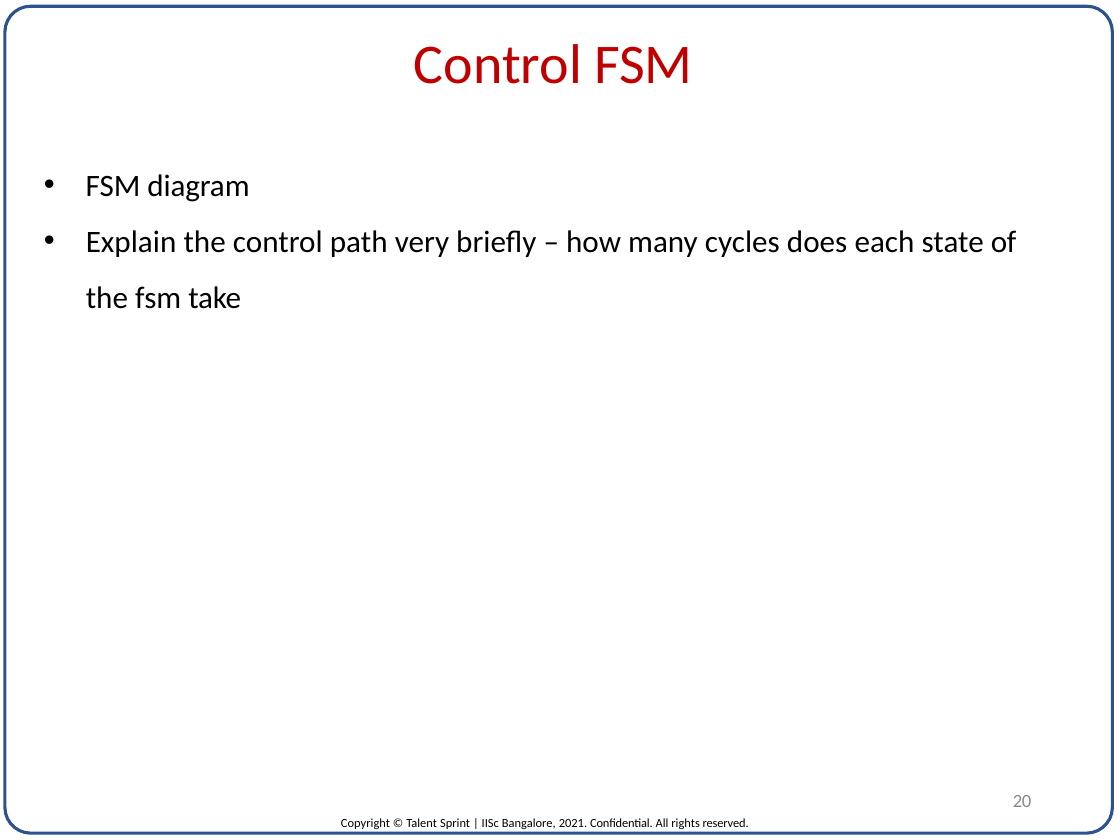
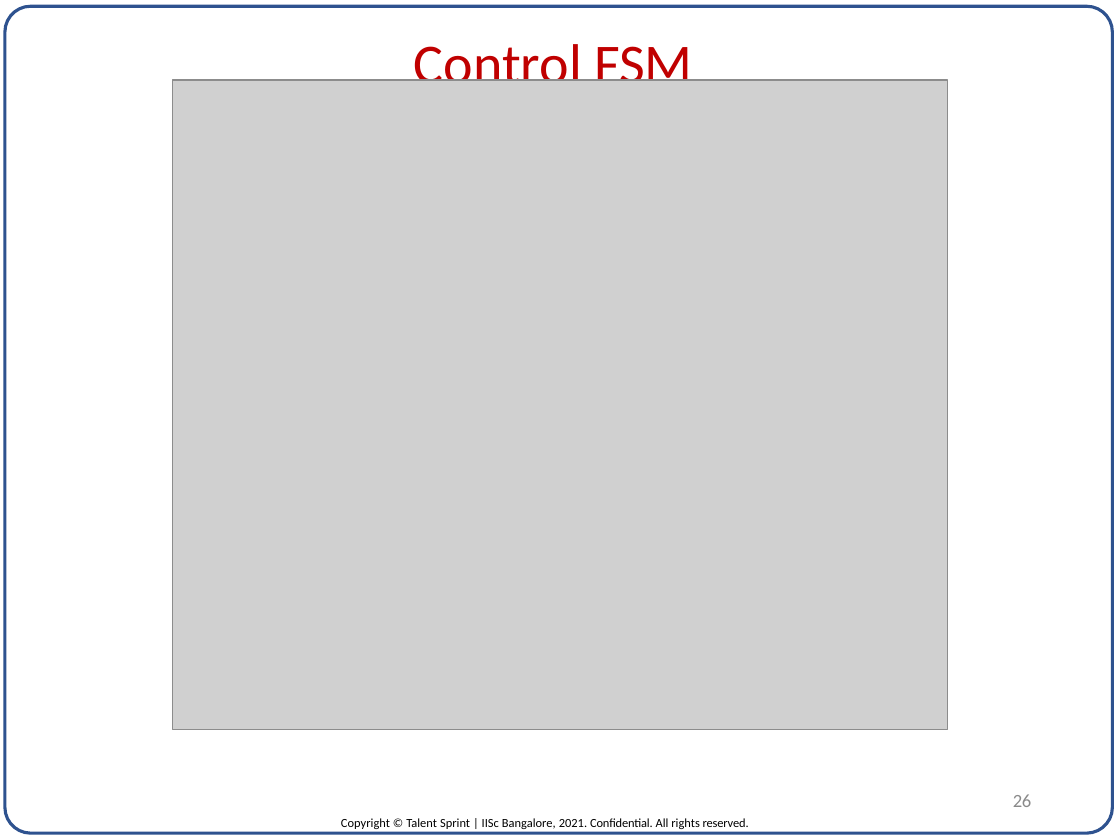
Before and after one commit to ImDanielMarkIsaac/DVLSI_ML_Project, a slide deck: slide 26 of FINAL_FILES/project_template.pptx (slide 20 before the commit). Drawn at 1120x840 pixels with LibreOffice and Linux fonts; fonts in the diff are those of the drawing; grey boxes stand for pictures. Boxes give left, top, right and bottom in pixels: in the first picture for what was removed or moved away, otherwise in the second. Text is boxed around its words. In the diff, an @@ line names an element or a change of style, - is before the commit and + after.

```diff
--- a/FINAL_FILES/project_template.pptx
+++ b/FINAL_FILES/project_template.pptx
@@ picture added at (172,80,948,729) @@
@@ text removed at (86,174,1016,309) @@
-• FSM diagram
-• Explain the control path very briefly – how many cycles does each state of the fsm take
@@ page number at (1013,794,1031,807): text changed @@
-20
+26
```
Also in this commit, not shown: 25 other slides changed, 18 slides added, 1 other file.
